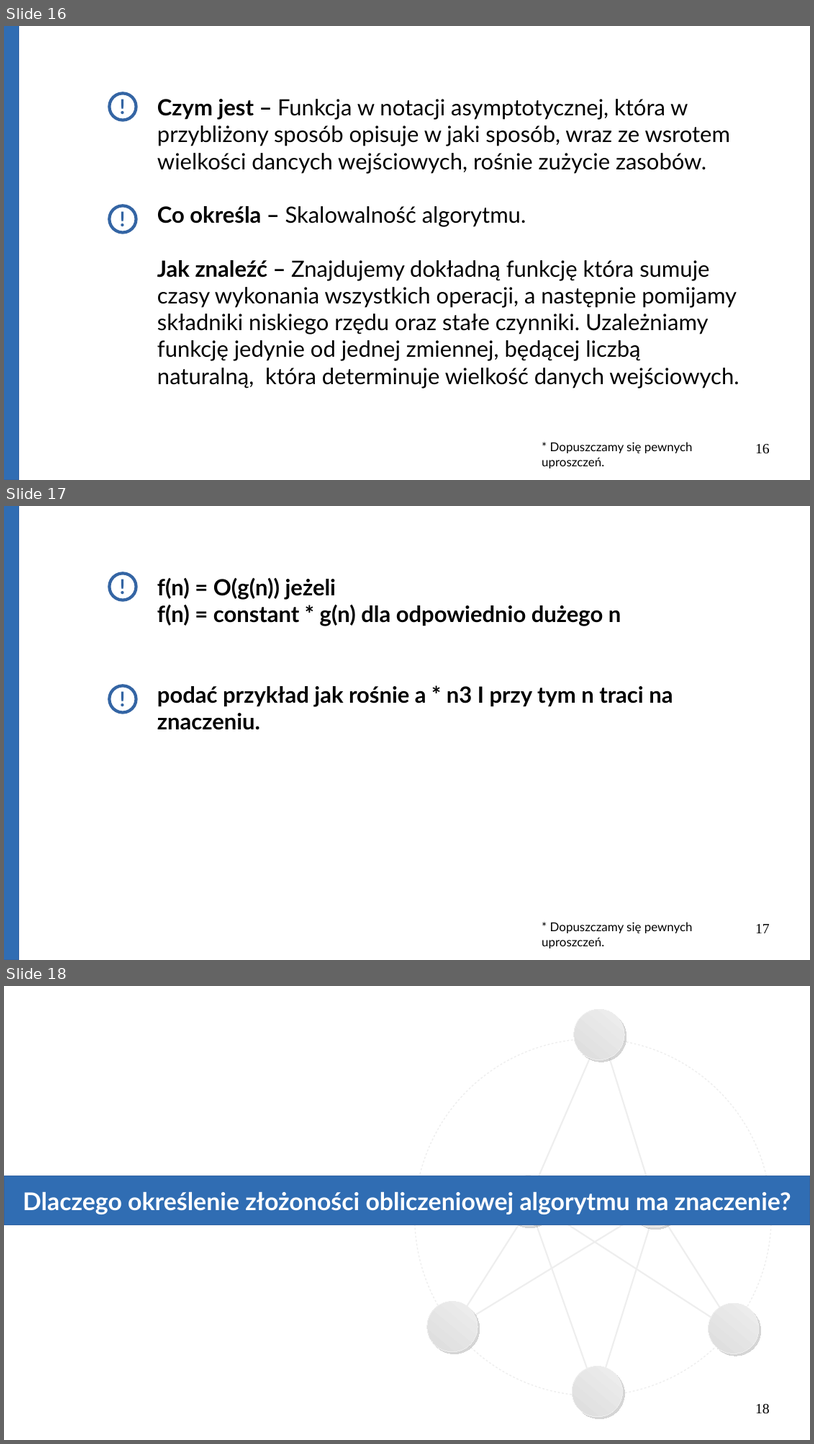
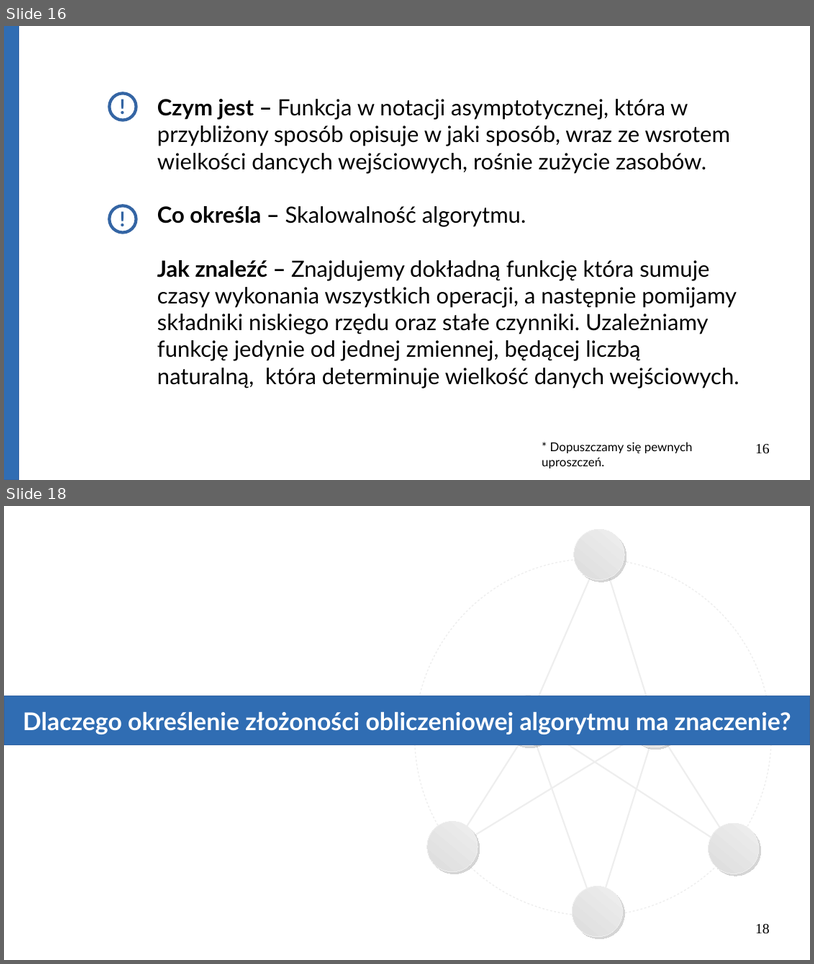
Before and after one commit to Michael-Wisniewski/algorithmic-workshop, a slide deck: gotowa.odp. Shown one above the other, each under a label of ours: slides 16, 17 and 18 before the commit, slides 16 and 18 after it; the slides between them are not shown. The pictures are 814x1444 and 814x964 pixels, drawn with LibreOffice and Linux fonts; fonts in the diff are those of the drawing. Boxes give left, top, right and bottom in pixels: in the first picture for what was removed or moved away, otherwise in the second. Text is boxed around its words. In the diff, an @@ line names an element or a change of style, - is before the commit and + after.

```diff
--- a/gotowa.odp
+++ b/gotowa.odp
@@ slide 17 removed at (4, 506, 810, 960), background #FFFFFF @@
@@ rectangle removed at (4, 506, 18, 960) @@
@@ text removed at (112, 569, 133, 605) @@
-!
@@ ellipse removed at (109, 574, 136, 600) @@
@@ text removed at (113, 572, 134, 607) @@
-!
@@ text removed at (157, 578, 673, 730) @@
-f(n) = O(g(n)) jeżeli
-f(n) = constant * g(n) dla odpowiednio dużego n
-podać przykład jak rośnie a * n3 I przy tym n traci na znaczeniu.
@@ ellipse removed at (109, 685, 136, 713) @@
@@ text removed at (112, 682, 133, 718) @@
-!
@@ text removed at (113, 685, 134, 720) @@
-!
@@ text removed at (542, 921, 693, 948) @@
-* Dopuszczamy się pewnych uproszczeń.
@@ page number removed at (756, 924, 770, 933) @@
-17
```
Also in this commit, not shown: 5 slides changed, 1 slide added, 1 other file.
